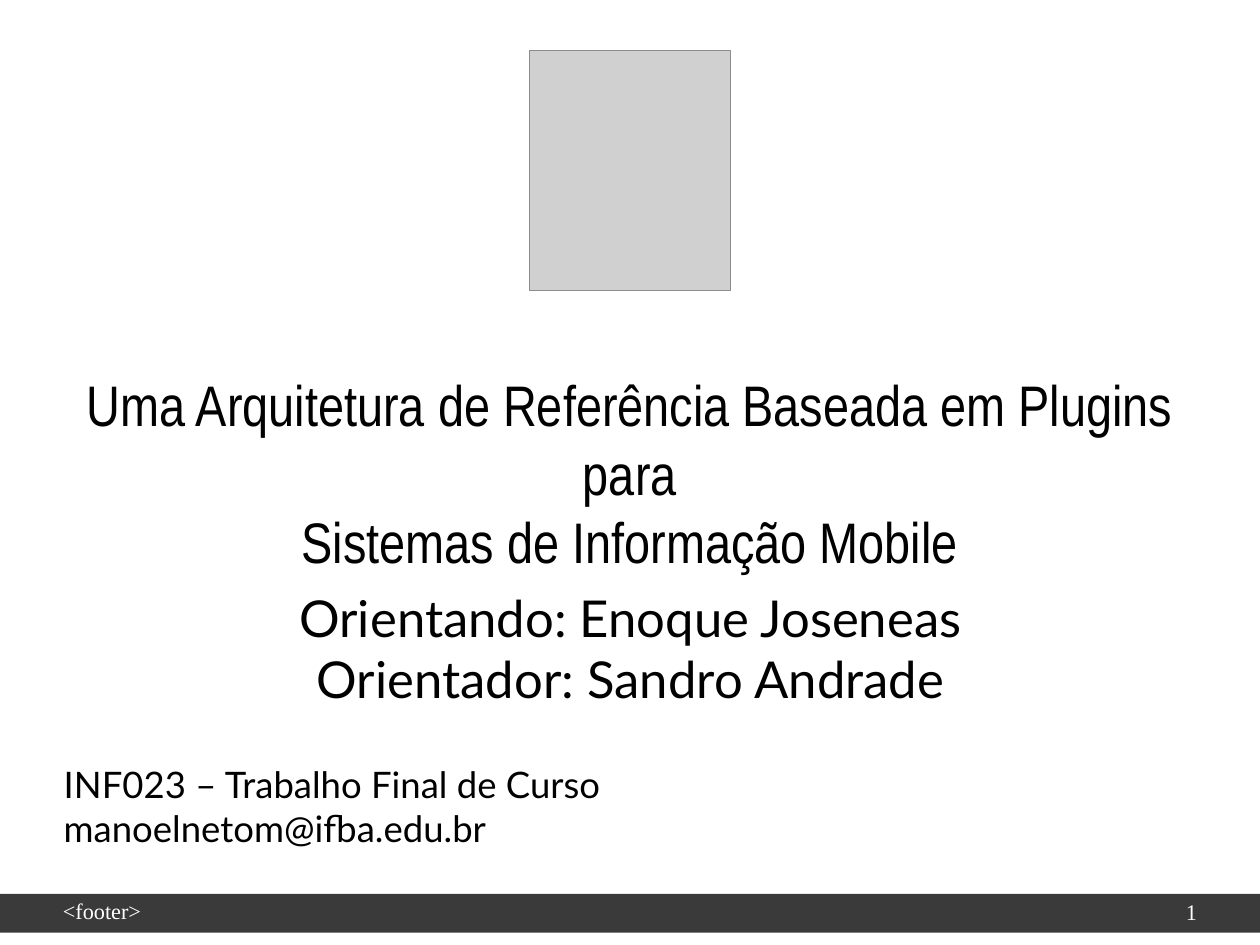
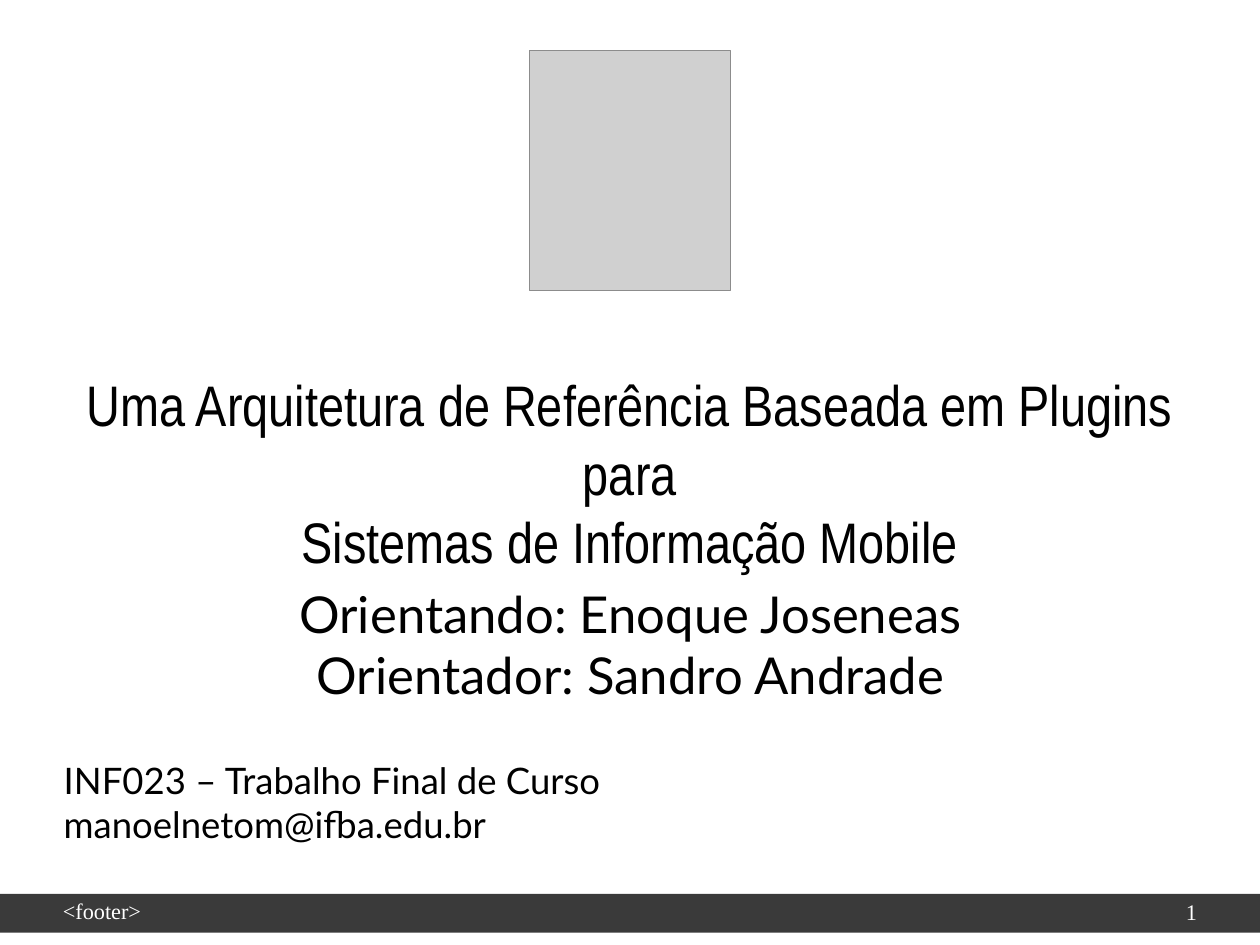
Before and after one commit to enoquesantos/tcc-latex, a slide deck: slide 1 of slide-defesa/Apresentação-EnoqueJoseneas.odp. Drawn at 1260x945 pixels with LibreOffice and Linux fonts; fonts in the diff are those of the drawing; grey boxes stand for pictures; background and template pictures are left out. Boxes give left, top, right and bottom in pixels: in the first picture for what was removed or moved away, otherwise in the second. Text is boxed around its words. In the diff, an @@ line names an element or a change of style, - is before the commit and + after.

```diff
--- a/slide-defesa/Apresentação-EnoqueJoseneas.odp
+++ b/slide-defesa/Apresentação-EnoqueJoseneas.odp
@@ text "Orientando: Enoque Joseneas": place and size @@
-text "Orientando: Enoque Joseneas" at bbox=[64, 599, 962, 847]
+text "Orientando: Enoque Joseneas" at bbox=[64, 595, 962, 843]
```
Also in this commit, not shown: 6 other slides changed, 9 slides added, 2 slides removed, 1 other file.
